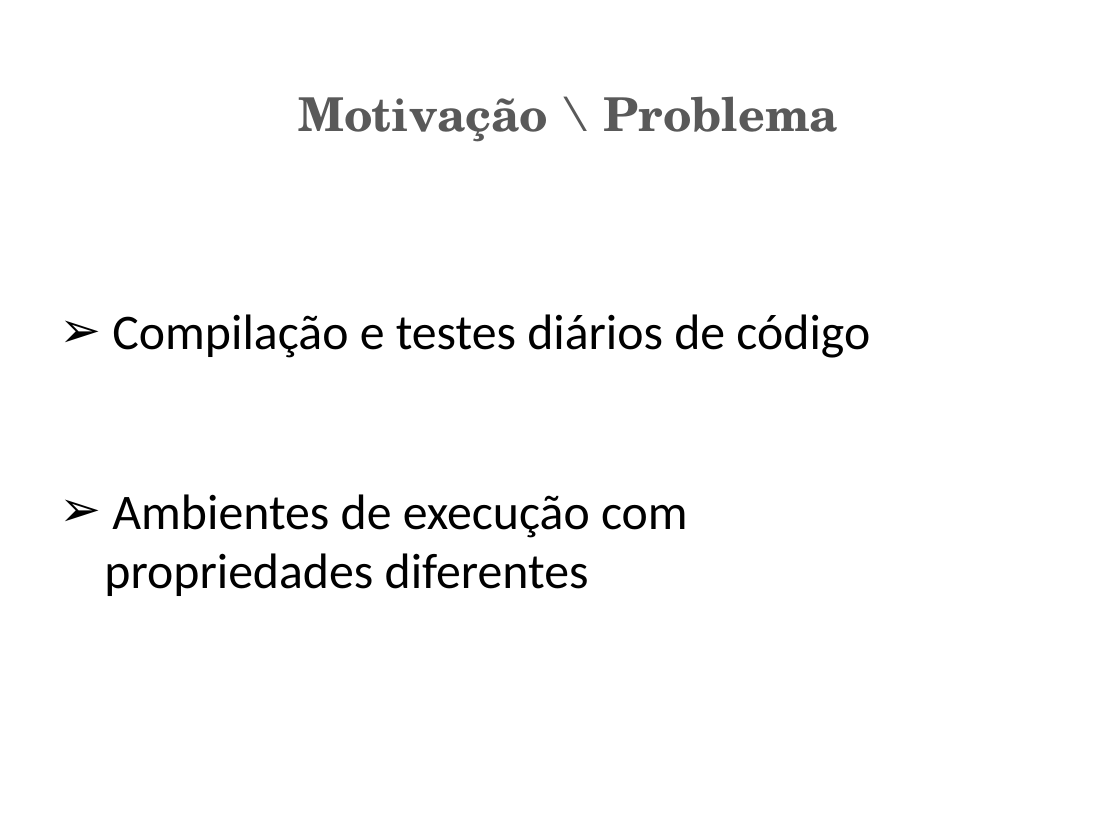
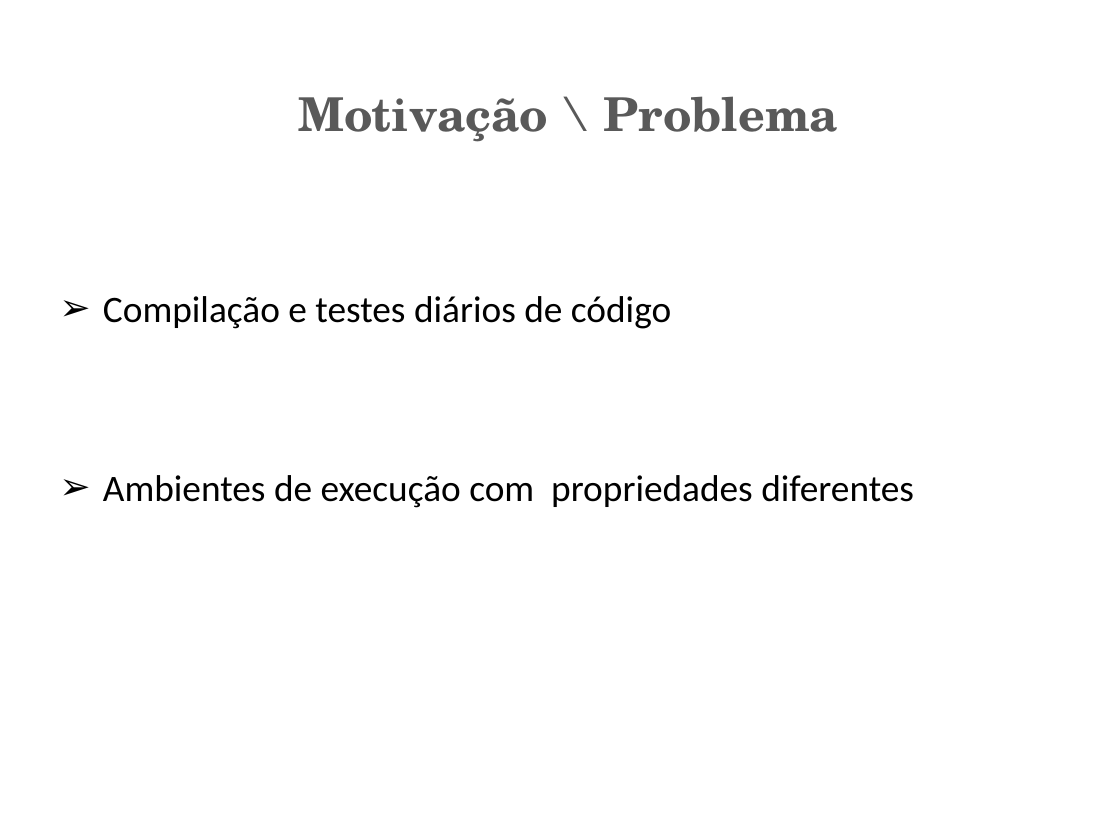
Before and after one commit to marcinschi-iuri/ciaasDocs, a slide deck: slide 4 of PCIS.pptx. Drawn at 1120x840 pixels with LibreOffice and Linux fonts; fonts in the diff are those of the drawing. Boxes give left, top, right and bottom in pixels: in the first picture for what was removed or moved away, otherwise in the second. Text is boxed around its words. In the diff, an @@ line names an element or a change of style, - is before the commit and + after.

```diff
--- a/PCIS.pptx
+++ b/PCIS.pptx
@@ text at [103,296,671,329]: size 32 to 24 pt in "Compilação e testes diários de código" @@
@@ text at [103,475,914,508]: text changed; size 32 to 24 pt @@
-➢ Ambientes de execução com
-propriedades diferentes
+➢ Ambientes de execução com propriedades diferentes
```
Also in this commit, not shown: 5 other slides changed, 1 other file.
